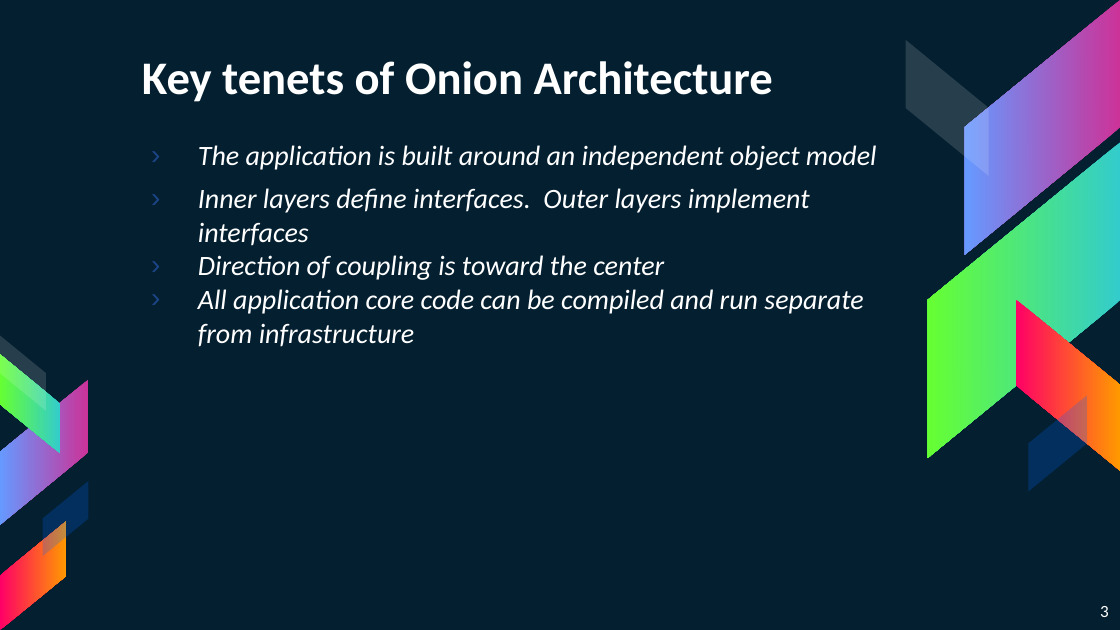
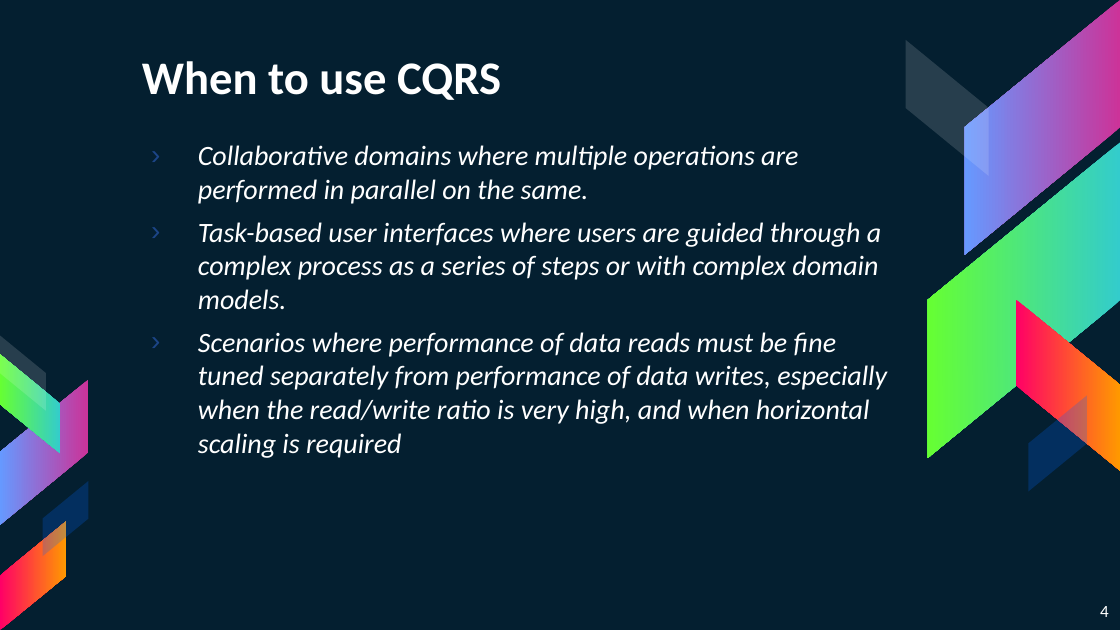
Before and after one commit to khdevnet/cqrs-architecture, a slide deck: slide 4 of docs/presentation/CQRS-EventSourcing-Architecture-Overview.pptx (slide 3 before the commit). Drawn at 1120x630 pixels with LibreOffice and Linux fonts; fonts in the diff are those of the drawing. Boxes give left, top, right and bottom in pixels: in the first picture for what was removed or moved away, otherwise in the second. Text is boxed around its words. In the diff, an @@ line names an element or a change of style, - is before the commit and + after.

```diff
--- a/docs/presentation/CQRS-EventSourcing-Architecture-Overview.pptx
+++ b/docs/presentation/CQRS-EventSourcing-Architecture-Overview.pptx
@@ title at [142,61,501,100]: text changed @@
-Key tenets of Onion Architecture
+When to use CQRS
@@ text at [198,145,887,458]: text changed @@
-› The application is built around an independent object model
-› Inner layers define interfaces. Outer layers implement interfaces
-› Direction of coupling is toward the center
-› All application core code can be compiled and run separate from infrastructure
+› Collaborative domains where multiple operations are performed in parallel on the same.
+› Task-based user interfaces where users are guided through a complex process as a series of steps or with complex domain models.
+› Scenarios where performance of data reads must be fine tuned separately from performance of data writes, especially when the read/write ratio is very high, and when horizontal scaling is required
@@ page number at [1100,606,1109,617]: text changed @@
-3
+4
```
Also in this commit, not shown: 5 other slides changed, 5 slides added, 5 slides removed, 2 other files.
